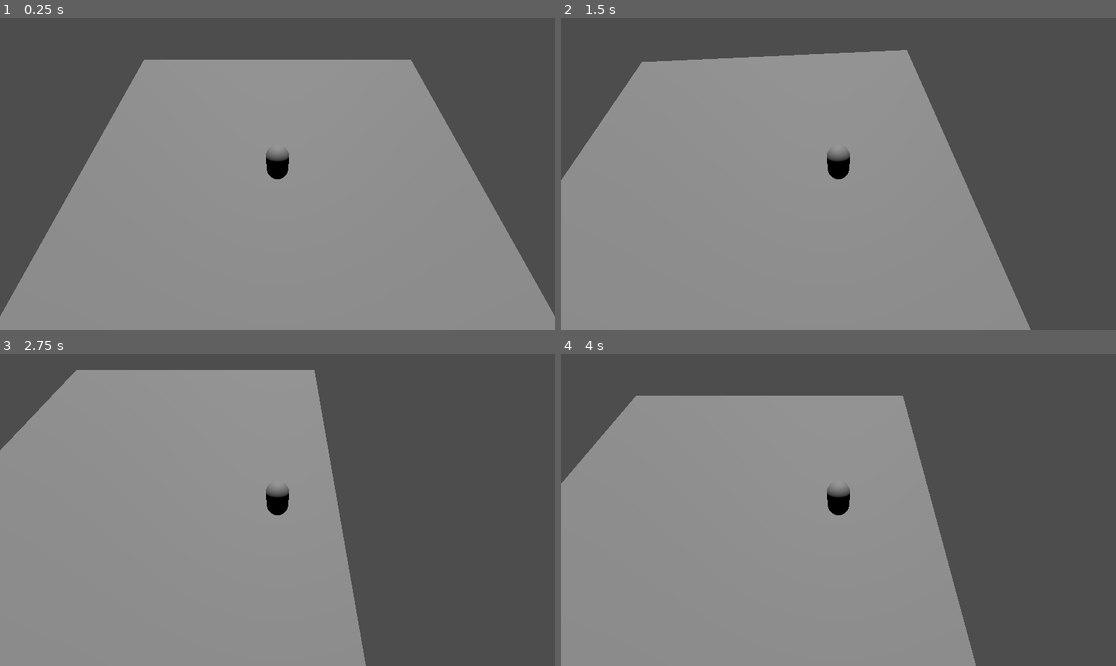
Above: before the commit, frames 1-4 (two rows, left to right).
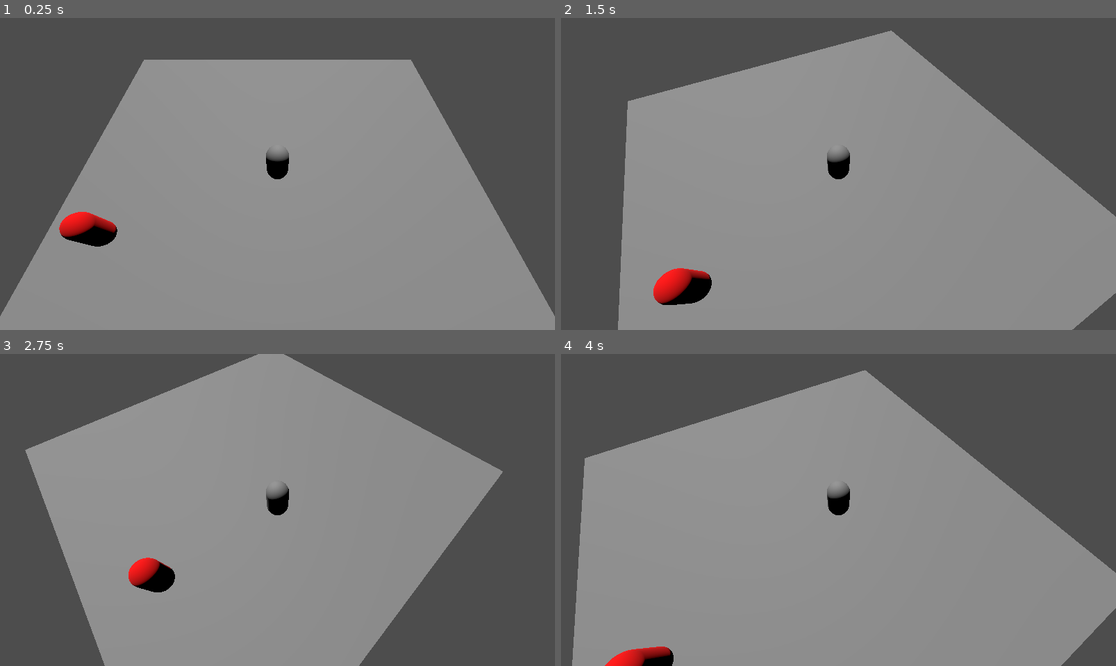
Above: after the commit, the same moments.

Repository: kirkchild97/wanderer
Game: Godot game, scene res://Scenes/Playground.tscn
Same seed, same stepped clock (60 frames per second), same inputs: the game is played once before the commit and once after it. The project has no main scene, so this scene is started directly.
Inputs (mouse positions are in pixels of both pictures, inside the frame that each line leads up to):
- Up to frame 1 (0.25 s): no input
- Up to frame 2 (1.5 s): tap Enter at 0.5 s; move the mouse to (960, 158) at 0.52 s; hold D (move_right) 0.53-1.28 s; hold Middle mouse button (trigger_mouse_cam_rotation, bound only… 0.53-1.28 s; move the mouse to (727, 189) at 1.27 s; hold S (move_down) from 1.28 s (still down); tap Q (rotate_cam_left) at 1.35 s
- Up to frame 3 (2.75 s): tap Middle mouse button (trigger_mouse_cam_rotation, bound only… at 1.55 s; move the mouse to (333, 441) at 2.02 s; release S (move_down) at 2.03 s; hold D (move_right) from 2.03 s (still down); hold Middle mouse button (trigger_mouse_cam_rotation, bound only… from 2.03 s (still down); tap E (rotate_cam_right) at 2.1 s
- Up to frame 4 (4 s): move the mouse to (810, 572) at 2.77 s; release D (move_right) at 2.78 s; release Middle mouse button (trigger_mouse_cam_rotation, bound only… at 2.78 s; hold W (move_up) 2.78-3.53 s; tap Middle mouse button (trigger_mouse_cam_rotation, bound only… at 2.85 s; move the mouse to (1005, 556) at 3.52 s; hold A (move_left) from 3.53 s (still down); hold Middle mouse button (trigger_mouse_cam_rotation, bound only… from 3.53 s (still down)

The runs differ from the first frame. In frame 1, 0.9% of the frame differs, in the area x 10-22%, y 62-74%; in frame 2, 24%; in frame 3, 28%, in the area x 0-91%, y 0-100%; in frame 4, 22%.
Error before the commit: Trying to assign value of type 'Vector2' to a variable of type 'float'. (res://Scripts/player_input_handler.gd:17)

Commit message:
Can move like a tank

Diff:
--- a/Scenes/Playground.tscn
+++ b/Scenes/Playground.tscn
@@ -1,6 +1,7 @@
-[gd_scene load_steps=4 format=3 uid="uid://bwcyr10ktl55y"]
+[gd_scene load_steps=5 format=3 uid="uid://bwcyr10ktl55y"]
 
 [ext_resource type="PackedScene" uid="uid://ct5dn3k1fhdnu" path="res://Scenes/player_character.tscn" id="1_21kks"]
+[ext_resource type="PackedScene" uid="uid://dd4pxpmi6c7gs" path="res://Scenes/enemy_character.tscn" id="2_vle6d"]
 
 [sub_resource type="BoxShape3D" id="BoxShape3D_3kqx0"]
 size = Vector3(20, 0.5, 20)
@@ -23,3 +24,11 @@
 
 [node name="DirectionalLight3D" type="DirectionalLight3D" parent="."]
 transform = Transform3D(1, 0, 0, 0, -0.5, 0.866025, 0, -0.866025, -0.5, 0, 5.10783, 0.247134)
+
+[node name="EnemyCharacter" parent="." instance=ExtResource("2_vle6d")]
+transform = Transform3D(1, 0, 0, 0, 1, 0, 0, 0, 1, -7, 0, 3)
+
+[node name="EnemyInputHandler" parent="EnemyCharacter" index="0" node_paths=PackedStringArray("player_character")]
+player_character = NodePath("../../PlayerCharacter")
+
+[editable path="EnemyCharacter"]
--- /dev/null
+++ b/Scenes/enemy_character.tscn
@@ -0,0 +1,24 @@
+[gd_scene load_steps=5 format=3 uid="uid://dd4pxpmi6c7gs"]
+
+[ext_resource type="Script" path="res://Scripts/enemy_input_handler.gd" id="1_cwlty"]
+
+[sub_resource type="CapsuleShape3D" id="CapsuleShape3D_cwsww"]
+
+[sub_resource type="StandardMaterial3D" id="StandardMaterial3D_4ek4g"]
+albedo_color = Color(1, 0, 0, 1)
+
+[sub_resource type="CapsuleMesh" id="CapsuleMesh_jdqb1"]
+material = SubResource("StandardMaterial3D_4ek4g")
+
+[node name="EnemyCharacter" type="CharacterBody3D"]
+
+[node name="EnemyInputHandler" type="Node" parent="."]
+script = ExtResource("1_cwlty")
+
+[node name="CollisionShape3D" type="CollisionShape3D" parent="."]
+transform = Transform3D(1, 0, 0, 0, 1, 0, 0, 0, 1, 0, 1, 0)
+shape = SubResource("CapsuleShape3D_cwsww")
+
+[node name="MeshInstance3D" type="MeshInstance3D" parent="."]
+transform = Transform3D(1, 0, 0, 0, 1, 0, 0, 0, 1, 0, 1, 0)
+mesh = SubResource("CapsuleMesh_jdqb1")
--- a/Scenes/player_character.tscn
+++ b/Scenes/player_character.tscn
@@ -1,8 +1,10 @@
-[gd_scene load_steps=7 format=3 uid="uid://ct5dn3k1fhdnu"]
+[gd_scene load_steps=9 format=3 uid="uid://ct5dn3k1fhdnu"]
 
 [ext_resource type="Script" path="res://Scripts/StateScripts/Machines/character_state_machine.gd" id="1_65vwm"]
 [ext_resource type="Script" path="res://Scripts/StateScripts/States/move_state.gd" id="2_fio2v"]
+[ext_resource type="Script" path="res://Scripts/StateScripts/States/tank_based_move_state.gd" id="2_kiu8g"]
 [ext_resource type="Script" path="res://Scripts/player_input_handler.gd" id="3_mhgks"]
+[ext_resource type="Script" path="res://Scripts/camera_controller.gd" id="4_j306x"]
 
 [sub_resource type="CapsuleShape3D" id="CapsuleShape3D_cx74k"]
 
@@ -27,19 +29,25 @@
 character_body = NodePath("../..")
 player_input = NodePath("../../PlayerInputHandler")
 
+[node name="TankBasedMoveState" type="Node" parent="CharacterStateMachine/MoveMachine"]
+script = ExtResource("2_kiu8g")
+speed = 5.0
+
 [node name="MoveState" type="Node" parent="CharacterStateMachine/MoveMachine"]
 script = ExtResource("2_fio2v")
 speed = 5.0
 acceleration = 100.0
-use_keyboard_rotation = true
 
 [node name="PlayerInputHandler" type="Node" parent="."]
 script = ExtResource("3_mhgks")
 
-[node name="CameraPivot" type="SpringArm3D" parent="."]
+[node name="CameraPivot" type="SpringArm3D" parent="." node_paths=PackedStringArray("input_handler")]
 unique_name_in_owner = true
 transform = Transform3D(1, 0, 0, 0, 0.5, 0.866025, 0, -0.866025, 0.5, 0, 0, 0)
 shape = SubResource("SphereShape3D_sgsds")
 spring_length = 10.0
+script = ExtResource("4_j306x")
+input_handler = NodePath("../PlayerInputHandler")
+use_keyboard_rotation = true
 
 [node name="Camera3D" type="Camera3D" parent="CameraPivot"]
--- a/Scripts/StateScripts/States/move_state.gd
+++ b/Scripts/StateScripts/States/move_state.gd
@@ -4,10 +4,6 @@
 @export_group("Movement") #Maybe these could be replaced with Resources later on
 @export var speed: float = 1.0
 @export var acceleration: float = 1.0
-@export_group("Camera Settings")
-@export var use_keyboard_rotation := false
-@export var keyboard_rotate_speed := 0.02
-@onready var cam_pivot: SpringArm3D = %CameraPivot
 
 var camera: Camera3D
 var character_body: CharacterBody3D
@@ -31,11 +27,6 @@
 
 func state_physics_process(delta: float):
 	handle_character_movement(delta)
-	handle_camera_rotation(delta)
-
-func handle_camera_rotation(delta: float):
-	if use_keyboard_rotation:
-		cam_pivot.rotate_y(input_handler.get_keyboard_cam_rotation_input() * keyboard_rotate_speed)
 
 func handle_character_movement(delta: float):
 	var raw_input = input_handler.get_move_input()
--- /dev/null
+++ b/Scripts/StateScripts/States/tank_based_move_state.gd
@@ -0,0 +1,24 @@
+extends State
+class_name TankBasedMovementState
+
+@export_group("Movement Resources")
+@export var rotation_speed := 0.5
+@export var speed := 1.0
+@export var acceleration := 100.0
+
+var character_body: CharacterBody3D
+var input_handler: PlayerCharacterInputHandler
+
+func feed_resources(data):
+	character_body = data.character_body
+	input_handler = data.input_handler
+
+func state_physics_process(delta: float):
+	var raw_input := input_handler.get_move_input()
+	var forward := character_body.global_basis.z
+	var char_rotation := raw_input.x
+	var char_movement := (forward * raw_input.y).normalized()
+	character_body.rotate_y(-char_rotation * rotation_speed * delta)
+	print("Char Movement =? ", char_movement)
+	character_body.velocity = character_body.velocity.move_toward(char_movement * speed, acceleration * delta)
+	character_body.move_and_slide()
--- /dev/null
+++ b/Scripts/camera_controller.gd
@@ -0,0 +1,22 @@
+extends SpringArm3D
+class_name PlayerCameraController
+
+@export_group("Resources")
+@export var input_handler: PlayerCharacterInputHandler
+
+@export_group("Camera Settings")
+@export var use_keyboard_rotation := false
+@export var use_mouse_rotation := true
+@export var keyboard_rotate_speed := 0.02
+
+
+func _physics_process(delta: float) -> void:
+	handle_camera_rotation(delta)
+
+func handle_camera_rotation(delta: float):
+	var added_rotation = 0
+	if use_keyboard_rotation:
+		added_rotation += input_handler.get_keyboard_cam_rotation_input() * keyboard_rotate_speed
+	if use_mouse_rotation and false: #Needs some work. Something isn't right
+		added_rotation -= input_handler.get_mouse_x_movement() * keyboard_rotate_speed * delta
+	rotate_y(added_rotation)
--- /dev/null
+++ b/Scripts/enemy_input_handler.gd
@@ -0,0 +1,21 @@
+extends PlayerCharacterInputHandler
+class_name EnemyCharacterInputHandler
+
+@export var player_character: CharacterBody3D
+
+func give_enemy_resources(data):
+	print("Give the enemy all necessary information to kill the player")
+
+func get_move_input() -> Vector2:
+	return Vector2.ZERO;
+
+func get_keyboard_cam_rotation_input() -> float:
+	print("Enemies cannot rotate a camera stupid");
+	return 0.0;
+
+func get_mouse_x_movement() -> float:
+	print("What does an enemy care about the mouse movement?")
+	return 0.0
+
+func _unhandled_input(event: InputEvent) -> void:
+	pass
--- a/Scripts/player_input_handler.gd
+++ b/Scripts/player_input_handler.gd
@@ -10,8 +10,12 @@
 	return Input.get_axis("rotate_cam_left", "rotate_cam_right")
 
 func get_mouse_x_movement() -> float:
-	return mouse_x_movement
+	if Input.is_action_pressed("trigger_mouse_cam_rotation"):
+		var send_rotation = mouse_x_movement
+		mouse_x_movement = 0.0
+		return send_rotation
+	return 0.0
 
 func _unhandled_input(event: InputEvent) -> void:
 	if event is InputEventMouseMotion:# and Input.mouse_mode == Input.MOUSE_MODE_CAPTURED:
-		mouse_x_movement = event.screen_relative
+		mouse_x_movement = event.screen_velocity.x
--- a/project.godot
+++ b/project.godot
@@ -46,3 +46,8 @@
 "events": [Object(InputEventKey,"resource_local_to_scene":false,"resource_name":"","device":-1,"window_id":0,"alt_press …(192 unchanged characters)…
 ]
 }
+trigger_mouse_cam_rotation={
+"deadzone": 0.5,
+"events": [Object(InputEventMouseButton,"resource_local_to_scene":false,"resource_name":"","device":-1,"window_id":0,"alt_pressed":false,"shift_pressed":false,"ctrl_pressed":false,"meta_pressed":false,"button_mask":4,"position":Vector2(284, 15),"global_position":Vector2(293, 61),"factor":1.0,"button_index":3,"canceled":false,"pressed":true,"double_click":false,"script":null)
+]
+}
